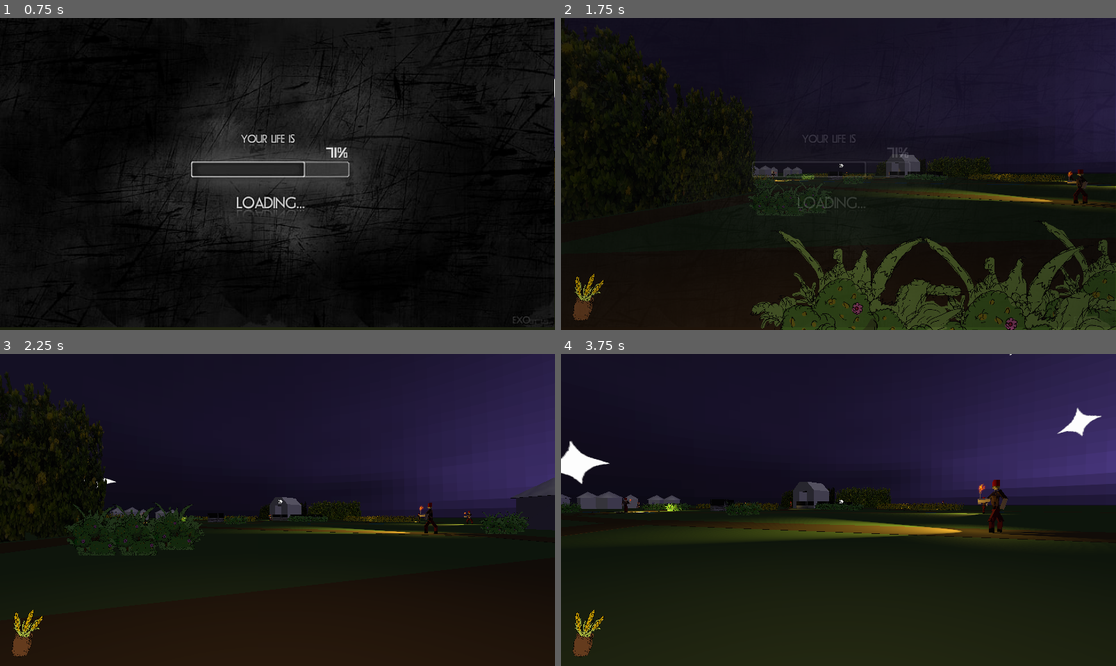
Above: before the commit, frames 1-4 (two rows, left to right).
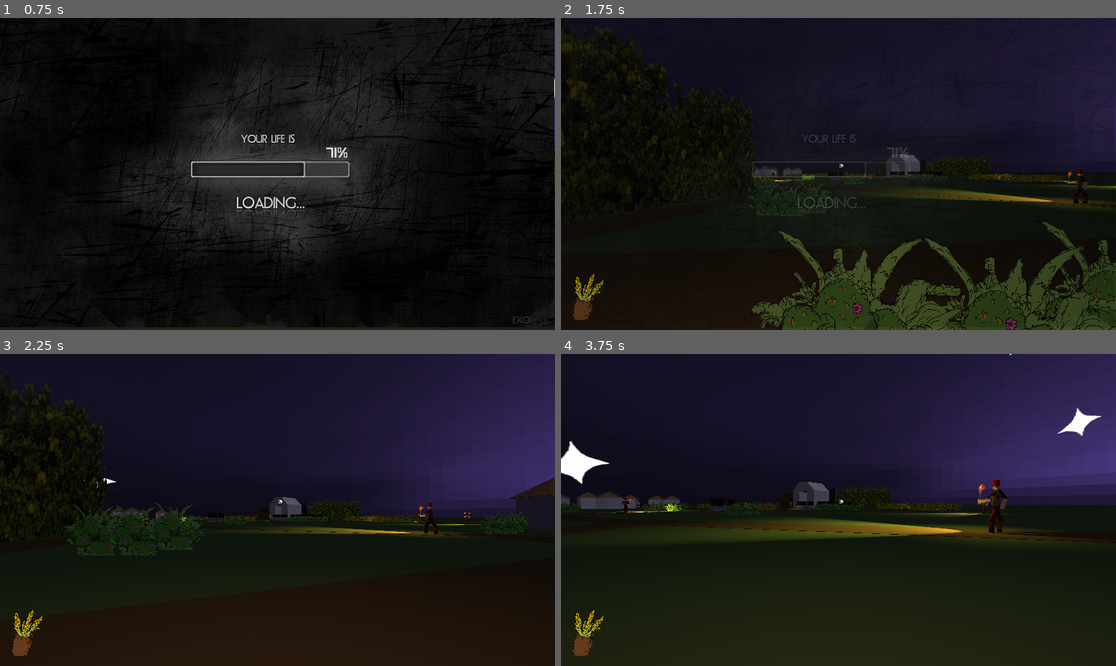
Above: after the commit, the same moments.

Repository: archiebh/RealLudumDareSerfs
Game: Godot game, scene res://Scenes/Level1.tscn
Same seed, same stepped clock (60 frames per second), same inputs: the game is played once before the commit and once after it. This scene is started directly instead of the project's main scene. Sound files missing from this copy of the repository are replaced by a short silence.
Inputs (mouse positions are in pixels of both pictures, inside the frame that each line leads up to):
- Up to frame 1 (0.75 s): tap Enter at 0.5 s; move the mouse to (305, 174) at 0.52 s; hold W (forward) from 0.53 s (still down); tap Shift (crouch) at 0.6 s
- Up to frame 2 (1.75 s): keep holding W (forward); tap Space (jump) at 0.77, 1.52 s; move the mouse to (810, 174) at 1.27 s; right-click (810, 174) at 1.35 s
- Up to frame 3 (2.25 s): keep holding W (forward); move the mouse to (288, 503) at 2.02 s; tap Shift (crouch) at 2.1 s
- Up to frame 4 (3.75 s): keep holding W (forward); move the mouse to (832, 516) at 2.77 s; right-click (832, 516) at 2.85 s; tap Space (jump) at 3.02 s; move the mouse to (877, 513) at 3.52 s; tap Shift (crouch) at 3.6 s

Frame 1 is identical in both runs. In frame 2, less than 0.1% of the frame differs, in the area x 34-44%, y 47-51%; in frame 3, 0.3%, in the area x 18-100%, y 39-54%; in frame 4, 0.2%.

Commit message:
thatchdone

Diff:
--- /dev/null
+++ b/Materials/thatch.tres
@@ -0,0 +1,8 @@
+[gd_resource type="SpatialMaterial" load_steps=2 format=2]
+
+[ext_resource path="res://Real Textures/Straw.png" type="Texture" id=1]
+
+[resource]
+flags_world_triplanar = true
+albedo_texture = ExtResource( 1 )
+uv1_triplanar = true
--- a/Scenes/Level1.tscn
+++ b/Scenes/Level1.tscn
@@ -18,6 +18,7 @@
 [ext_resource path="res://Sounds/Voice/Serf/11.mp3" type="AudioStream" id=16]
 [ext_resource path="res://Materials/Path.tres" type="Material" id=17]
 [ext_resource path="res://Water.tscn" type="PackedScene" id=18]
+[ext_resource path="res://Materials/thatch.tres" type="Material" id=20]
 
 [sub_resource type="Curve3D" id=9]
 _data = {
@@ -575,6 +576,7 @@
 height = 5.0
 sides = 4
 cone = true
+material = ExtResource( 20 )
 
 [node name="CSGBox3" type="CSGBox" parent="Obstructors"]
 transform = Transform( 0.877062, 0, -0.480377, 0, 1.244, 0, 0.480377, 0, 0.877062, -50.1384, 1.32978, -11.7262 )
@@ -682,6 +684,7 @@
 height = 5.0
 sides = 4
 cone = true
+material = ExtResource( 20 )
 
 [node name="CSGBox5" type="CSGBox" parent="Obstructors/CSGBox11"]
 transform = Transform( 1.50823, 0, 0, 0, 1.04, 0, 0, 0, 0.960327, 0, -1, 0 )
@@ -712,6 +715,7 @@
 height = 5.0
 sides = 4
 cone = true
+material = ExtResource( 20 )
 
 [node name="CSGBox3" type="CSGBox" parent="Obstructors/CSGBox14"]
 transform = Transform( 1.50823, 0, 0, 0, 1.04, 0, 0, 0, 0.960327, 0, -1, 0 )
@@ -728,7 +732,7 @@
 depth = 11.0033
 
 [node name="CSGBox15" type="CSGBox" parent="Obstructors"]
-transform = Transform( -0.217979, 0, 0.335388, 0, 0.4, 0, -0.335388, 0, -0.217979, 8.89537, 1.868, -65.8801 )
+transform = Transform( 0.398081, 0, -0.0391299, 0, 0.4, 0, 0.0391299, 0, 0.398081, 8.89537, 1.868, -65.8801 )
 use_collision = true
 collision_layer = 9
 collision_mask = 9
@@ -742,6 +746,7 @@
 height = 5.0
 sides = 4
 cone = true
+material = ExtResource( 20 )
 
 [node name="CSGBox3" type="CSGBox" parent="Obstructors/CSGBox15"]
 transform = Transform( 1.50823, 0, 0, 0, 1.04, 0, 0, 0, 0.960327, 0, -1, 0 )
@@ -772,6 +777,7 @@
 height = 5.0
 sides = 4
 cone = true
+material = ExtResource( 20 )
 
 [node name="CSGBox3" type="CSGBox" parent="Obstructors/CSGBox16"]
 transform = Transform( 1.50823, 0, 0, 0, 1.04, 0, 0, 0, 0.960327, 0, -1, 0 )
@@ -802,6 +808,7 @@
 height = 5.0
 sides = 4
 cone = true
+material = ExtResource( 20 )
 
 [node name="CSGBox3" type="CSGBox" parent="Obstructors/CSGBox17"]
 transform = Transform( 1.50823, 0, 0, 0, 1.04, 0, 0, 0, 0.960327, 0, -1, 0 )
@@ -818,7 +825,7 @@
 depth = 11.0033
 
 [node name="CSGBox18" type="CSGBox" parent="Obstructors"]
-transform = Transform( -0.217979, 0, 0.335388, 0, 0.4, 0, -0.335388, 0, -0.217979, 5.11093, 1.868, -58.1353 )
+transform = Transform( 0.392397, 0, 0.077619, 0, 0.4, 0, -0.077619, 0, 0.392397, 5.11093, 1.868, -58.1353 )
 use_collision = true
 collision_layer = 9
 collision_mask = 9
@@ -832,6 +839,7 @@
 height = 5.0
 sides = 4
 cone = true
+material = ExtResource( 20 )
 
 [node name="CSGBox3" type="CSGBox" parent="Obstructors/CSGBox18"]
 transform = Transform( 1.50823, 0, 0, 0, 1.04, 0, 0, 0, 0.960327, 0, -1, 0 )
@@ -862,6 +870,7 @@
 height = 5.0
 sides = 4
 cone = true
+material = ExtResource( 20 )
 
 [node name="CSGBox3" type="CSGBox" parent="Obstructors/CSGBox19"]
 transform = Transform( 1.50823, 0, 1.49012e-08, 0, 1.04, 0, 0, 0, 0.960327, 0, -1, 0 )
Not shown: 1 places in Scenes/Level1.tscn that only renumber resources
